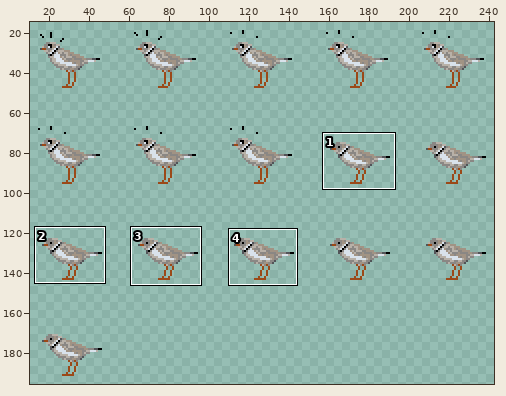
One commit to this sprite sheet: Assets/Textures/Plover/Idle/Plover_Idle_Surprise.png. Above, an overview of the earlier version with the close-up marked.
Close-up. As it was:
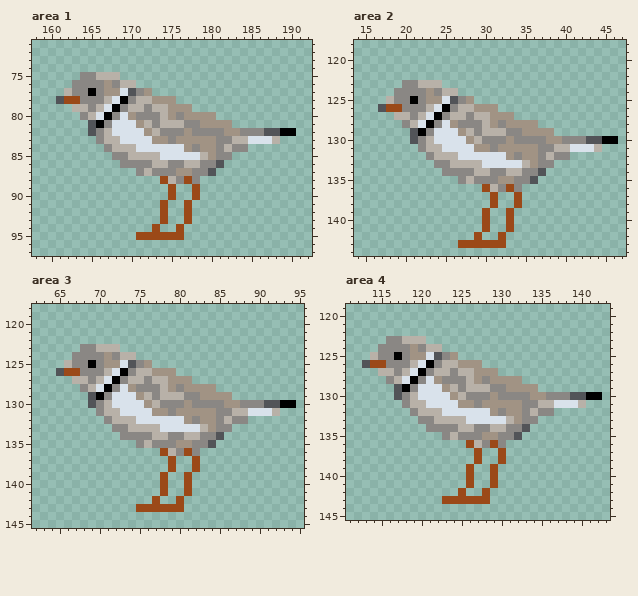
The file is 256x256 pixels. Shown: area 1: x 158..192, y 71..97; area 2: x 14..47, y 118..144; area 3: x 62..95, y 118..145; area 4: x 111..143, y 119..145. The wide view leaves out empty margins. The commit also changed other parts of the picture, which this record leaves out.
Now the later version:
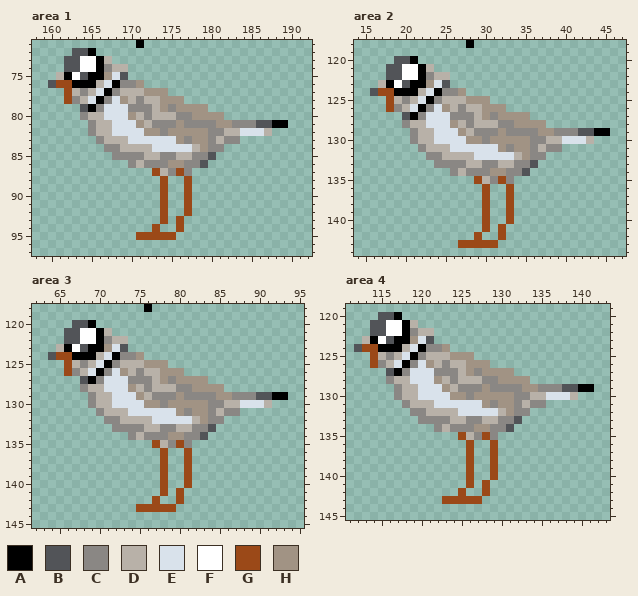
Palette (. is transparent): A #000000  B #525458  C #8a8784  D #b8b1a8  E #d9e2eb  F #ffffff  G #9b4918  H #a19384
Changes in this commit:
Changed rows in their new state; - is an unchanged pixel.
Area 1:
first column x 160:
71 -----------A-------------------
72 ---BBA-------------------------
73 --BBFFAD-----------------------
74 --BBFFACDD---------------------
75 -DAFBAAHEB---------------------
76 BGGAAADEACCH-------------------
77 --GD-DEACDDD-HH----------------
78 -.-CDEAC-HDC-D--H--------------
79 ---.BAC-EECC--HC--HH-----------
80 ------DEE--D-D-D-C---H---------
81 -----CDD------CCH--CC--CCCBBAA-
82 -----CD------H-HH-HH--DDEEED...
83 ---------D---EEE-C--CD-C.....--
84 --------C--DD----ED-C-...------
85 ----------CC--CCDDCCB..--------
86 ---------.-D-CCHHCCB..---------
87 -----------..GD-GC...----------
88 ---------------..-.------------
89 --------------G.-G.------------
90 --------------G.-G.------------
93 ----------------G.-------------
95 ----------------.--------------
Area 2:
first column x 16:
118 ------------A------------------
120 ---BBA-------------------------
121 --BBFFAD-----------------------
122 --BBFFACDD---------------------
123 -DAFBAAHEB---------------------
124 BGGAAADEACCH-------------------
125 --GD-DEACDDD-HH----------------
126 -.-CDEAC-HDC-D--H--------------
127 ---.BAC-EECC--HC--HH-----------
128 ------DEE--D-D-D-C---H---------
129 -----CDD------CCH--CC--CCCBBAA-
130 -----CD------H-HH-HH--DDEEED...
131 ---------D---EEE-C--CD-C.....--
132 --------C--DD----ED-C-...------
133 ----------CC--CCDDCCB..--------
134 ---------.-D-CCHHCCB..---------
135 -----------..GD-GC...----------
136 ---------------..-.------------
137 --------------G.-G.------------
138 --------------G.-G.------------
141 ----------------G.-------------
143 ----------------.--------------
Area 3:
first column x 64:
118 ------------A------------------
120 ---BBA-------------------------
121 --BBFFAD-----------------------
122 --BBFFACDD---------------------
123 -DAFBAAHEB---------------------
124 BGGAAADEACCH-------------------
125 --GD-DEACDDD-HH----------------
126 -.-CDEAC-HDC-D--H--------------
127 ---.BAC-EECC--HC--HH-----------
128 ------DEE--D-D-D-C---H---------
129 -----CDD------CCH--CC--CCCBBAA-
130 -----CD------H-HH-HH--DDEEED...
131 ---------D---EEE-C--CD-C.....--
132 --------C--DD----ED-C-...------
133 ----------CC--CCDDCCB..--------
134 ---------.-D-CCHHCCB..---------
135 -----------..GD-GC...----------
136 ---------------..-.------------
137 --------------G.-G.------------
138 --------------G.-G.------------
141 ----------------G.-------------
143 ----------------.--------------
Area 4:
first column x 112:
120 ---BBA-------------------------
121 --BBFFAD-----------------------
122 --BBFFACDD---------------------
123 -DAFBAAHEB---------------------
124 BGGAAADEACCH-------------------
125 --GD-DEACDDD-HH----------------
126 -.-CDEAC-HDC-D--H--------------
127 ---.BAC-EECC--HC--HH-----------
128 ------DEE--D-D-D-C---H---------
129 -----CDD------CCH--CC--CCCBBAA-
130 -----CD------H-HH-HH--DDEEED...
131 ---------D---EEE-C--CD-C.....--
132 --------C--DD----ED-C-...------
133 ----------CC--CCDDCCB..--------
134 ---------.-D-CCHHCCB..---------
135 -----------..GD-GC...----------
136 ---------------..-.------------
137 --------------G.-G.------------
138 --------------G.-G.------------
141 ----------------G.-------------
143 ----------------.--------------
Where, in picture pixels (left, top, right, bottom), the same in both close-ups:
changed: (48, 40, 296, 240)
changed: (370, 40, 618, 248)
changed: (48, 304, 296, 512)
changed: (354, 312, 602, 504)
